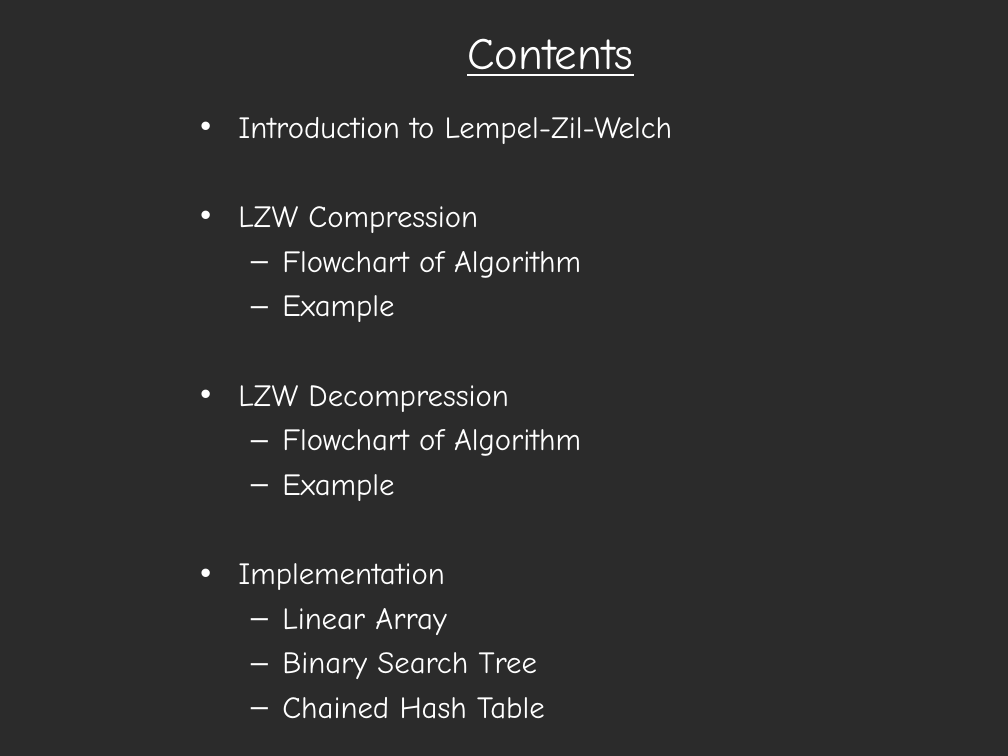
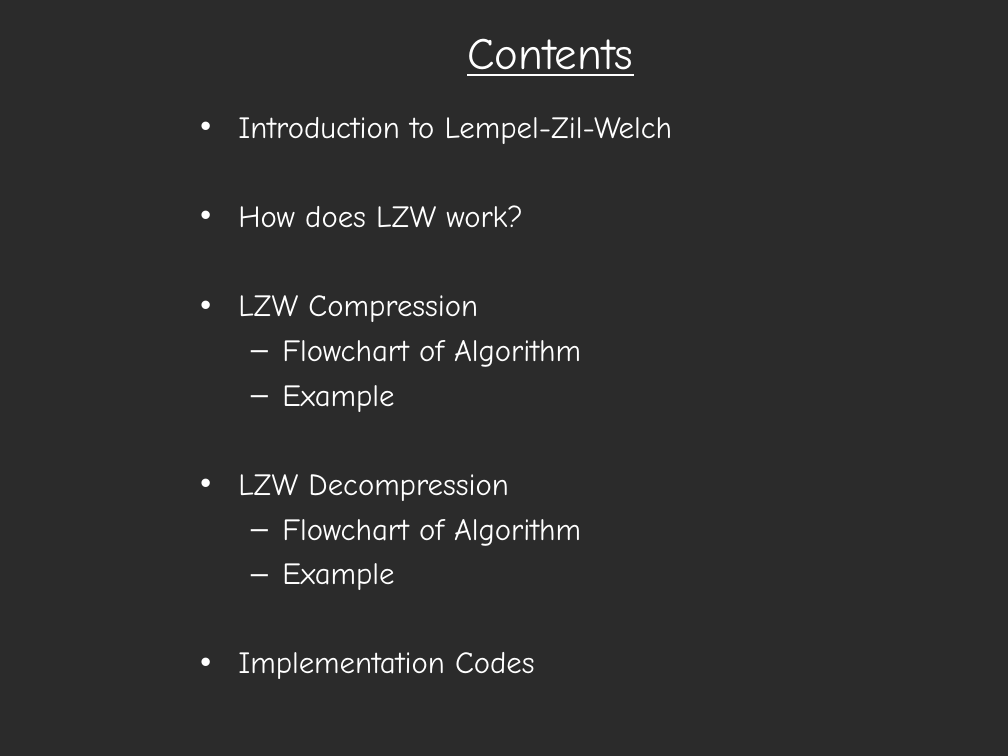
Before and after one commit to arushi-jain-27/LZW_Compression, a slide deck: slide 2 of LZW Presentation.ppt. Drawn at 1008x756 pixels with LibreOffice and Linux fonts; fonts in the diff are those of the drawing; background and template pictures are left out; a plain dark background stands for a picture behind light text. Boxes give left, top, right and bottom in pixels: in the first picture for what was removed or moved away, otherwise in the second. Text is boxed around its words. In the diff, an @@ line names an element or a change of style, - is before the commit and + after.

```diff
--- a/LZW Presentation.ppt
+++ b/LZW Presentation.ppt
@@ text at [238,205,523,228]: paragraph added @@
+• How does LZW work?
@@ text at [238,652,535,679]: text changed @@
-• Implementation
-  – Linear Array
-  – Binary Search Tree
-  – Chained Hash Table
+• Implementation Codes
```
Also in this commit, not shown: 4 other slides changed, 11 slides added.
